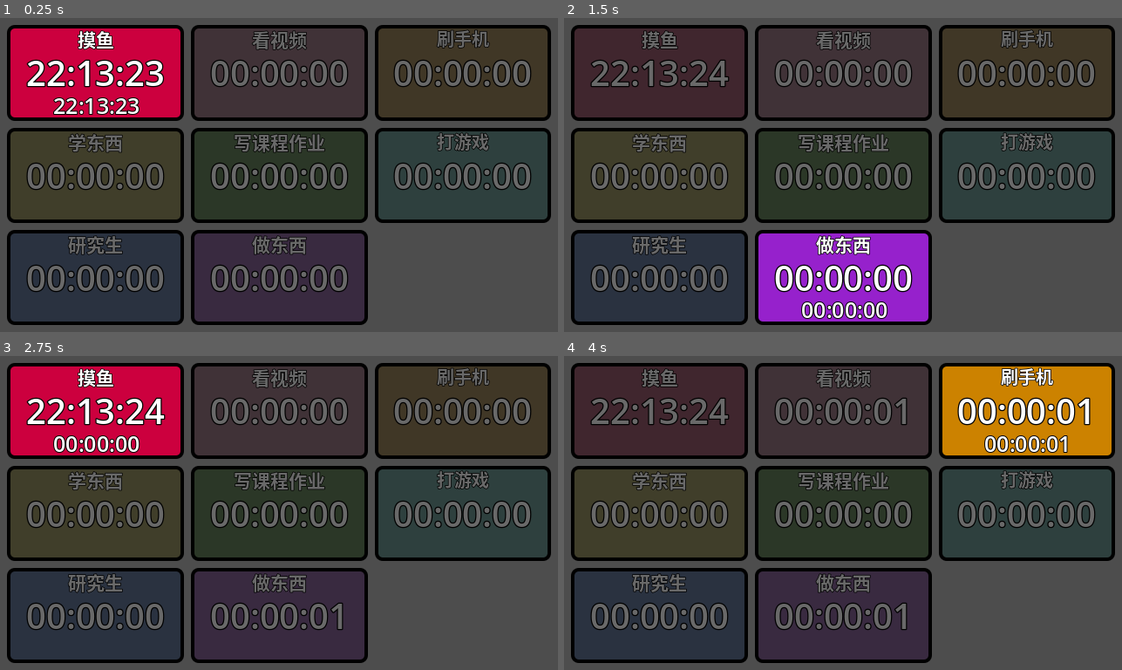
Above: before the commit, frames 1-4 (two rows, left to right).
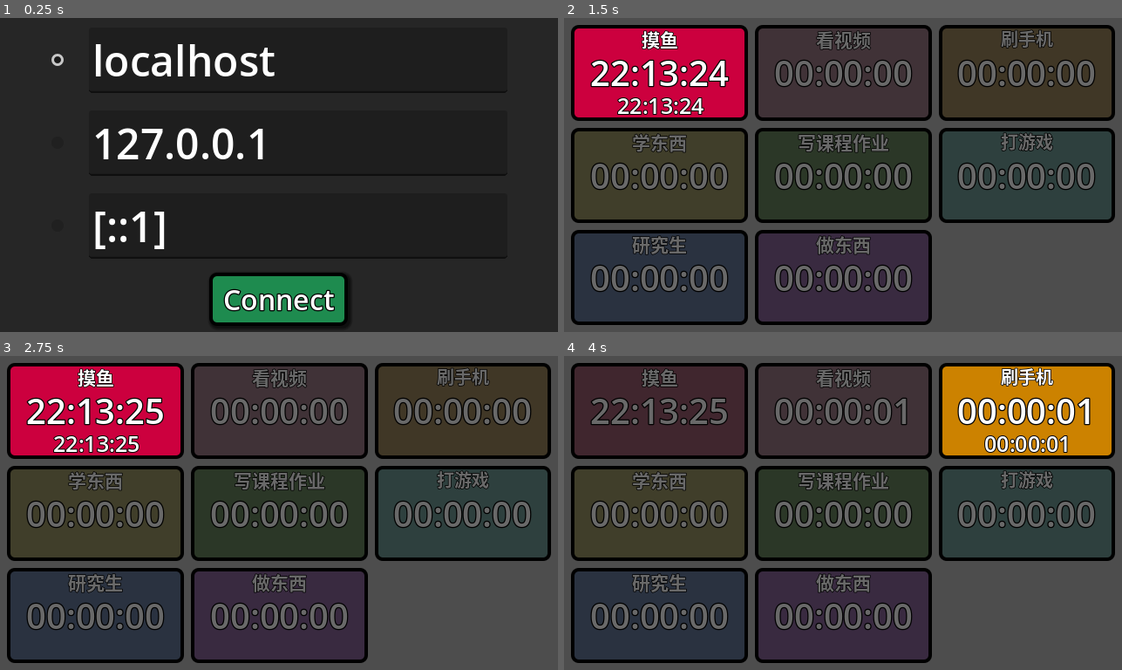
Above: after the commit, the same moments.

Repository: febilly/timer
Game: Godot game, scene res://server_address_input.tscn
Two runs of this game, one before a commit and one after it. Both use one fixed random seed, a clock stepped at 60 frames per second and the inputs below. Before the commit the project starts from res://main.tscn.
Inputs (mouse positions are in pixels of both pictures, inside the frame that each line leads up to):
- Up to frame 1 (0.25 s): no input
- Up to frame 2 (1.5 s): click (630, 58) at 0.52 s; click (843, 300) at 1.25 s, where only the run after the commit has a clickable "Connect"
- Up to frame 3 (2.75 s): click (94, 409) at 2 s
- Up to frame 4 (4 s): click (843, 409) at 2.75 s; click (1027, 409) at 3.5 s

The runs differ from the first frame. In frame 1, 94% of the frame differs, in the area x 0-100%, y 0-100%; in frame 2, 17%; in frame 3, 1.0%; in frame 4, 0.4%.

Commit message:
添加手动输入服务器地址的界面

Diff:
--- a/Scripts/globals.gd
+++ b/Scripts/globals.gd
@@ -1,7 +1,11 @@
 class_name Globals
+
+const PORT := 58734
 
 const default_folder: String = "user://"
 const folder_env_name: String = "TIMER_DATA_FOLDER"
+
+static var server_ip := "127.0.0.1"
 
 static func get_data_folder() -> String:
 	if OS.has_environment(folder_env_name):
--- a/Scripts/main.gd
+++ b/Scripts/main.gd
@@ -2,9 +2,6 @@
 class_name Main
 
 @onready var timers = %TimersContainer
-
-const PORT := 58734
-const SERVER_IP := "127.0.0.1"
 
 var filename: String
 var record: Record  # 客户端中可能为空
@@ -20,12 +17,12 @@
 		# 只在服务端初始化并监控配置文件
 		TimerTypeList.initialize()
 		var peer := ENetMultiplayerPeer.new()
-		peer.create_server(PORT)
+		peer.create_server(Globals.PORT)
 		multiplayer.multiplayer_peer = peer
 	else:
 		print("running as client")
 		var peer := ENetMultiplayerPeer.new()
-		peer.create_client(SERVER_IP, PORT)
+		peer.create_client(Globals.server_ip, Globals.PORT)
 		multiplayer.multiplayer_peer = peer
 
 	for timer: TimerButton in timers.get_children():
--- a/Scripts/server_address_input.gd
+++ b/Scripts/server_address_input.gd
@@ -1,21 +1,112 @@
 extends Control
 
-@onready var address_line = %AddressLine
+@export var main_scene: PackedScene = preload("res://main.tscn")
+
 @onready var connect_button = %ConnectButton
+
+# 获取三个服务器容器的引用
+@onready var server1_container = $ColorRect/VBoxContainer/Server1
+@onready var server2_container = $ColorRect/VBoxContainer/Server2
+@onready var server3_container = $ColorRect/VBoxContainer/Server3
+
+# 服务器配置数据结构
+var server_config = {
+	"servers": [
+		{"address": "localhost", "selected": true},
+		{"address": "127.0.0.1", "selected": false},
+		{"address": "[::1]", "selected": false}
+	],
+	"last_selected": 0
+}
 
 # Called when the node enters the scene tree for the first time.
 func _ready():
-	var config_path = Globals.get_data_file_path("server_address.txt")
+	load_config()
+	connect_button.pressed.connect(_on_connect_button_pressed)
+
+	# 为每个服务器的输入框连接文本变化信号
+	var server_containers = [server1_container, server2_container, server3_container]
+	for i in range(server_containers.size()):
+		var line_edit = server_containers[i].get_node("AddressLine")
+		var checkbox = server_containers[i].get_node("CheckBox")
+
+		# 连接文本变化信号
+		line_edit.text_changed.connect(_on_address_changed.bind(i))
+		# 连接选择变化信号
+		checkbox.toggled.connect(_on_server_selected.bind(i))
+
+func load_config():
+	var config_path = Globals.get_data_file_path("server_config.json")
 	if FileAccess.file_exists(config_path):
 		var file := FileAccess.open(config_path, FileAccess.ModeFlags.READ)
-		address_line.text = file.get_as_text()
-		file.close()
-	else:
-		var file := FileAccess.open(config_path, FileAccess.ModeFlags.WRITE)
-		address_line.text = "localhost"
-		file.store_string(address_line.text)
+		var json_string = file.get_as_text()
 		file.close()
 
+		var json = JSON.new()
+		var parse_result = json.parse(json_string)
+		if parse_result == OK:
+			server_config = json.data
+		else:
+			print("Failed to parse server config JSON")
+	else:
+		# 创建默认配置文件
+		save_config()
+
+	# 更新UI
+	update_ui()
+
+func save_config():
+	var config_path = Globals.get_data_file_path("server_config.json")
+	var file := FileAccess.open(config_path, FileAccess.ModeFlags.WRITE)
+	var json_string = JSON.stringify(server_config)
+	file.store_string(json_string)
+	file.close()
+
+func update_ui():
+	var server_containers = [server1_container, server2_container, server3_container]
+
+	for i in range(server_containers.size()):
+		var line_edit = server_containers[i].get_node("AddressLine")
+		var checkbox = server_containers[i].get_node("CheckBox")
+
+		# 更新地址
+		if i < server_config.servers.size():
+			line_edit.text = server_config.servers[i].address
+			checkbox.button_pressed = server_config.servers[i].selected
+		else:
+			line_edit.text = ""
+			checkbox.button_pressed = false
+
+func _on_address_changed(new_text: String, server_index: int):
+	if server_index < server_config.servers.size():
+		server_config.servers[server_index].address = new_text
+
+func _on_server_selected(button_pressed: bool, server_index: int):
+	if button_pressed:
+		# 更新选中状态
+		for i in range(server_config.servers.size()):
+			server_config.servers[i].selected = (i == server_index)
+
+		server_config.last_selected = server_index
+
+func _on_connect_button_pressed():
+	var selected_address = get_selected_server_address()
+	if selected_address != "":
+		save_config()
+
+		print("Connecting to server: %s" % selected_address)
+		Globals.server_ip = selected_address
+
+		get_tree().change_scene_to_packed(main_scene)
+	else:
+		print("No server selected!")
+
+func get_selected_server_address() -> String:
+	for server in server_config.servers:
+		if server.selected:
+			return server.address
+	return ""
+
 # Called every frame. 'delta' is the elapsed time since the previous frame.
-func _process(delta):
+func _process(_delta):
 	pass
--- a/project.godot
+++ b/project.godot
@@ -11,7 +11,7 @@
 [application]
 
 config/name="timer"
-run/main_scene="res://main.tscn"
+run/main_scene="uid://dako8yau028wi"
 config/features=PackedStringArray("4.5", "GL Compatibility")
 run/max_fps=60
 run/low_processor_mode=true
--- a/server_address_input.tscn
+++ b/server_address_input.tscn
@@ -1,6 +1,8 @@
-[gd_scene load_steps=2 format=3 uid="uid://dako8yau028wi"]
+[gd_scene load_steps=4 format=3 uid="uid://dako8yau028wi"]
 
-[ext_resource type="Script" path="res://Scripts/server_address_input.gd" id="1_gucrp"]
+[ext_resource type="Script" uid="uid://nwjrnyxip65r" path="res://Scripts/server_address_input.gd" id="1_gucrp"]
+[ext_resource type="Theme" uid="uid://wiqqeucerhcl" path="res://theme.tres" id="1_xfs30"]
+[ext_resource type="ButtonGroup" uid="uid://wm1tjpnkdi6p" path="res://server_selection_button_group.tres" id="2_dyxys"]
 
 [node name="ServerAddressInput" type="Control"]
 layout_mode = 3
@@ -11,6 +13,7 @@
 grow_vertical = 2
 size_flags_horizontal = 3
 size_flags_vertical = 3
+theme = ExtResource("1_xfs30")
 script = ExtResource("1_gucrp")
 
 [node name="ColorRect" type="ColorRect" parent="."]
@@ -29,30 +32,62 @@
 anchor_top = 0.5
 anchor_right = 0.5
 anchor_bottom = 0.5
-offset_left = -4.0
-offset_top = -4.0
-offset_right = 4.0
-offset_bottom = 4.0
+offset_left = -146.0
+offset_top = -169.0
+offset_right = 146.0
+offset_bottom = 169.0
 grow_horizontal = 2
 grow_vertical = 2
+alignment = 1
 
-[node name="HSplitContainer" type="HSplitContainer" parent="ColorRect/VBoxContainer"]
+[node name="Server1" type="HSplitContainer" parent="ColorRect/VBoxContainer"]
+custom_minimum_size = Vector2(0, 48)
+layout_mode = 2
+dragging_enabled = false
+
+[node name="CheckBox" type="CheckBox" parent="ColorRect/VBoxContainer/Server1"]
+custom_minimum_size = Vector2(32, 0)
+layout_mode = 2
+button_pressed = true
+button_group = ExtResource("2_dyxys")
+
+[node name="AddressLine" type="LineEdit" parent="ColorRect/VBoxContainer/Server1"]
+custom_minimum_size = Vector2(480, 32)
 layout_mode = 2
 
-[node name="Label" type="Label" parent="ColorRect/VBoxContainer/HSplitContainer"]
+[node name="Server2" type="HSplitContainer" parent="ColorRect/VBoxContainer"]
+custom_minimum_size = Vector2(0, 48)
 layout_mode = 2
-text = "Server IP: "
+dragging_enabled = false
 
-[node name="AddressLine" type="LineEdit" parent="ColorRect/VBoxContainer/HSplitContainer"]
-unique_name_in_owner = true
-custom_minimum_size = Vector2(256, 32)
+[node name="CheckBox" type="CheckBox" parent="ColorRect/VBoxContainer/Server2"]
+custom_minimum_size = Vector2(32, 0)
 layout_mode = 2
-size_flags_vertical = 4
+button_group = ExtResource("2_dyxys")
+
+[node name="AddressLine" type="LineEdit" parent="ColorRect/VBoxContainer/Server2"]
+custom_minimum_size = Vector2(480, 32)
+layout_mode = 2
+
+[node name="Server3" type="HSplitContainer" parent="ColorRect/VBoxContainer"]
+custom_minimum_size = Vector2(0, 48)
+layout_mode = 2
+dragging_enabled = false
+
+[node name="CheckBox" type="CheckBox" parent="ColorRect/VBoxContainer/Server3"]
+custom_minimum_size = Vector2(32, 0)
+layout_mode = 2
+button_group = ExtResource("2_dyxys")
+
+[node name="AddressLine" type="LineEdit" parent="ColorRect/VBoxContainer/Server3"]
+custom_minimum_size = Vector2(480, 32)
+layout_mode = 2
 
 [node name="ConnectButton" type="Button" parent="ColorRect/VBoxContainer"]
 unique_name_in_owner = true
 layout_mode = 2
 size_flags_horizontal = 4
 size_flags_vertical = 4
-theme_type_variation = &"PaddedButton"
+theme_type_variation = &"ComfirmButton"
+theme_override_font_sizes/font_size = 32
 text = "Connect"
--- /dev/null
+++ b/server_selection_button_group.tres
@@ -0,0 +1,3 @@
+[gd_resource type="ButtonGroup" format=3 uid="uid://wm1tjpnkdi6p"]
+
+[resource]
--- a/theme.tres
+++ b/theme.tres
@@ -1,6 +1,4 @@
-[gd_resource type="Theme" load_steps=18 format=3 uid="uid://wiqqeucerhcl"]
-
-[ext_resource type="StyleBox" uid="uid://c127pdysch1eu" path="res://button.tres" id="2_qfsed"]
+[gd_resource type="Theme" load_steps=23 format=3 uid="uid://wiqqeucerhcl"]
 
 [sub_resource type="StyleBoxFlat" id="StyleBoxFlat_vh2gp"]
 bg_color = Color(0.00282907, 0.125086, 0.208689, 1)
@@ -127,6 +125,16 @@
 expand_margin_bottom = 4.0
 shadow_size = 4
 shadow_offset = Vector2(2, 2)
+
+[sub_resource type="StyleBoxEmpty" id="StyleBoxEmpty_e1x85"]
+
+[sub_resource type="StyleBoxEmpty" id="StyleBoxEmpty_vj6dk"]
+
+[sub_resource type="StyleBoxEmpty" id="StyleBoxEmpty_110ce"]
+
+[sub_resource type="StyleBoxEmpty" id="StyleBoxEmpty_cjfk0"]
+
+[sub_resource type="StyleBoxEmpty" id="StyleBoxEmpty_wvktn"]
 
 [sub_resource type="PlaceholderTexture2D" id="PlaceholderTexture2D_2gfuf"]
 
@@ -242,6 +250,8 @@
 expand_margin_top = 4.0
 expand_margin_right = 4.0
 expand_margin_bottom = 4.0
+
+[sub_resource type="SystemFont" id="SystemFont_wvktn"]
 
 [sub_resource type="StyleBoxFlat" id="StyleBoxFlat_ahp3u"]
 bg_color = Color(0, 0, 0, 0)
@@ -267,7 +277,7 @@
 Button/styles/disabled = SubResource("StyleBoxFlat_vh2gp")
 Button/styles/focus = null
 Button/styles/hover = SubResource("StyleBoxFlat_jpnwo")
-Button/styles/normal = ExtResource("2_qfsed")
+Button/styles/normal = null
 Button/styles/pressed = SubResource("StyleBoxFlat_7yyqk")
 CancelButton/base_type = &"Button"
 CancelButton/styles/disabled = SubResource("StyleBoxFlat_yv3ar")
@@ -275,6 +285,11 @@
 CancelButton/styles/hover = SubResource("StyleBoxFlat_bvn5b")
 CancelButton/styles/normal = SubResource("StyleBoxFlat_47viq")
 CancelButton/styles/pressed = SubResource("StyleBoxFlat_kmfp1")
+CheckBox/styles/focus = SubResource("StyleBoxEmpty_e1x85")
+CheckBox/styles/hover = SubResource("StyleBoxEmpty_vj6dk")
+CheckBox/styles/hover_pressed = SubResource("StyleBoxEmpty_110ce")
+CheckBox/styles/normal = SubResource("StyleBoxEmpty_cjfk0")
+CheckBox/styles/pressed = SubResource("StyleBoxEmpty_wvktn")
 CheckButton/icons/checked = SubResource("PlaceholderTexture2D_2gfuf")
 CheckButton/icons/checked_disabled = SubResource("PlaceholderTexture2D_2gfuf")
 CheckButton/icons/checked_disabled_mirrored = SubResource("PlaceholderTexture2D_2gfuf")
@@ -304,11 +319,12 @@
 LineEdit/colors/caret_color = Color(0.424036, 0.679174, 0.793681, 1)
 LineEdit/colors/clear_button_color = Color(0.875, 0.875, 0.875, 1)
 LineEdit/colors/clear_button_color_pressed = Color(1, 1, 1, 1)
-LineEdit/colors/font_color = Color(0, 0, 0, 1)
+LineEdit/colors/font_color = Color(1, 1, 1, 1)
 LineEdit/colors/font_outline_color = Color(1, 1, 1, 1)
 LineEdit/colors/font_placeholder_color = Color(0.212305, 0.212305, 0.212305, 0.6)
 LineEdit/colors/font_selected_color = Color(1, 1, 1, 1)
-LineEdit/font_sizes/font_size = 24
+LineEdit/font_sizes/font_size = 48
+LineEdit/fonts/font = SubResource("SystemFont_wvktn")
 LineEdit/styles/focus = SubResource("StyleBoxFlat_ahp3u")
 LineEdit/styles/normal = null
 LineEdit/styles/read_only = null
Not shown, added: Scripts/server_address_input.gd.uid
Not shown: 1 places in hud_button.tres that only renumber resources
Not shown: 1 places in main.tscn that only renumber resources
Not shown: 1 places in white_box.tres that only renumber resources
